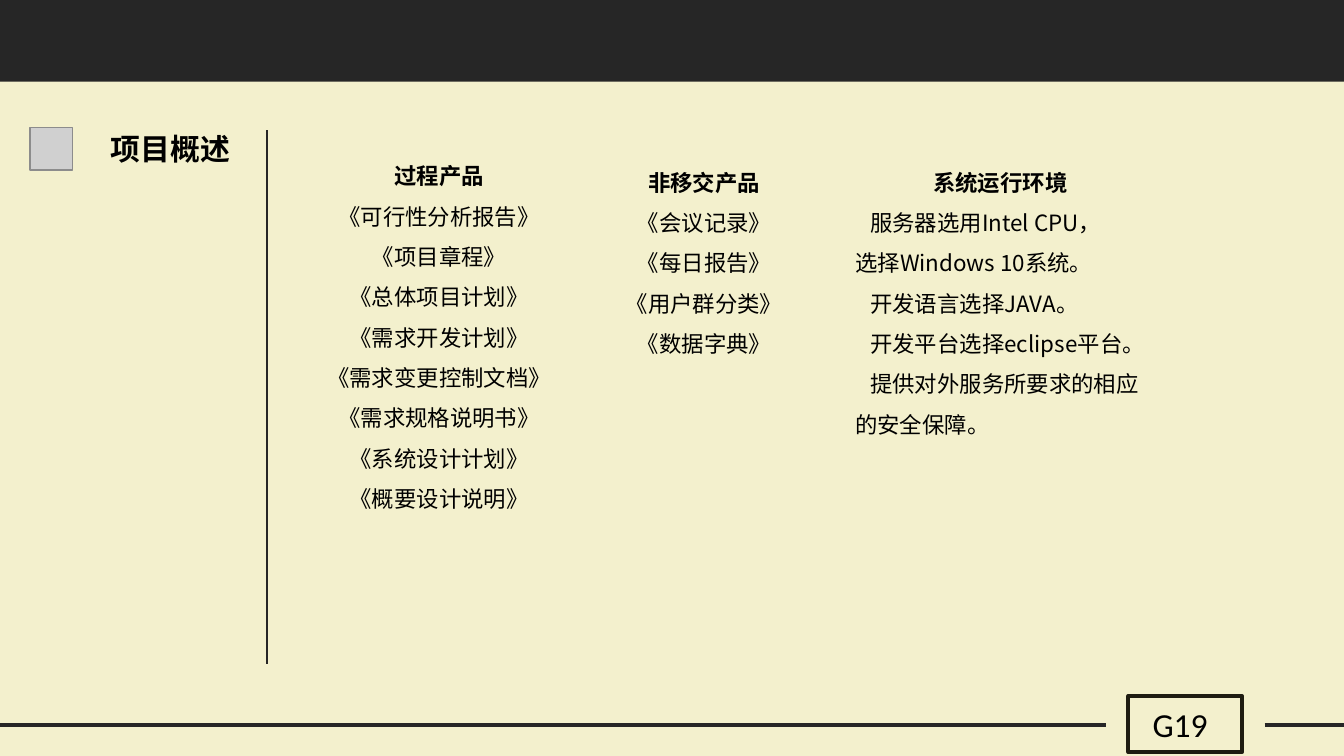
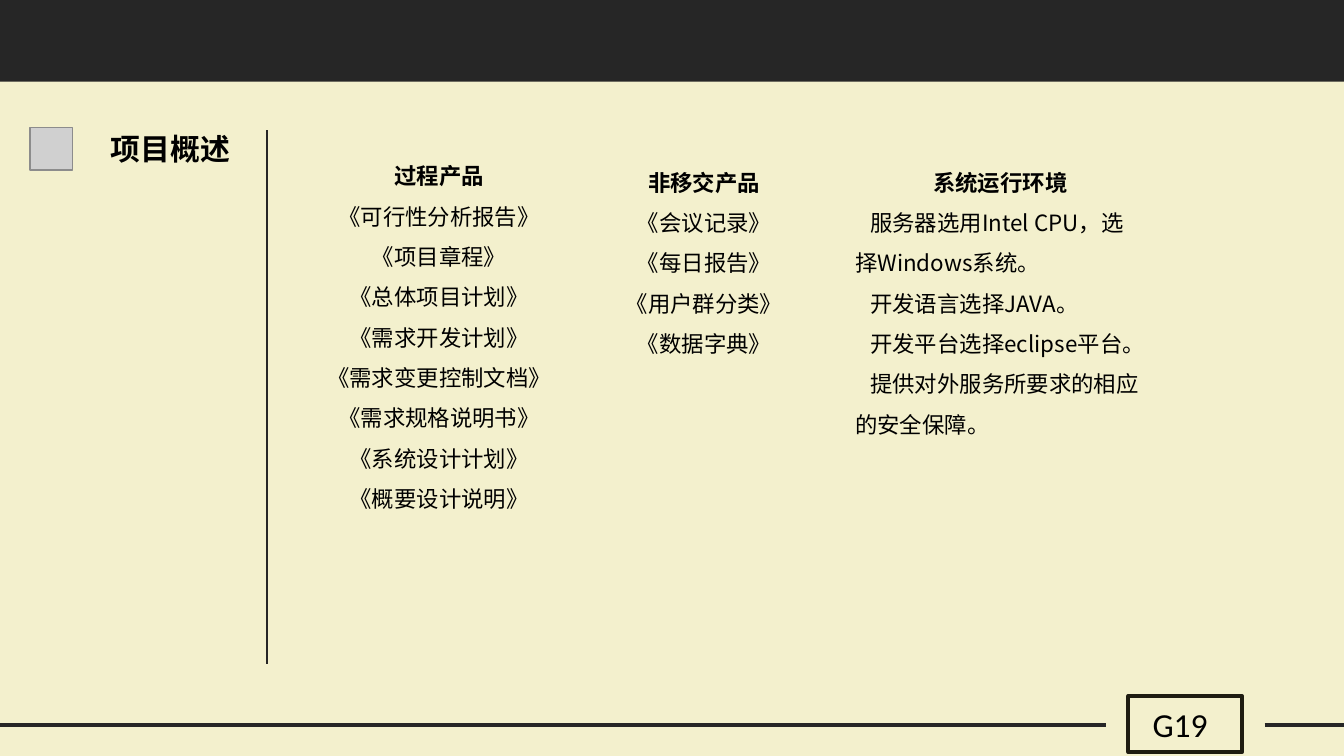
Before and after one commit to G19-Fish/PRD2018-G19, a slide deck: slide 5 of PRD2018-G19-需求项目计划PPT.pptx. Drawn at 1344x756 pixels with LibreOffice and Linux fonts; fonts in the diff are those of the drawing; grey boxes stand for pictures. Boxes give left, top, right and bottom in pixels: in the first picture for what was removed or moved away, otherwise in the second. Text is boxed around its words. In the diff, an @@ line names an element or a change of style, - is before the commit and + after.

```diff
--- a/PRD2018-G19-需求项目计划PPT.pptx
+++ b/PRD2018-G19-需求项目计划PPT.pptx
@@ text at box(855, 212, 1123, 273): text changed @@
-服务器选用Intel CPU，
-选择Windows 10系统。
+服务器选用Intel CPU，选择Windows系统。
```
Also in this commit, not shown: 2 other slides changed, 2 other files.
